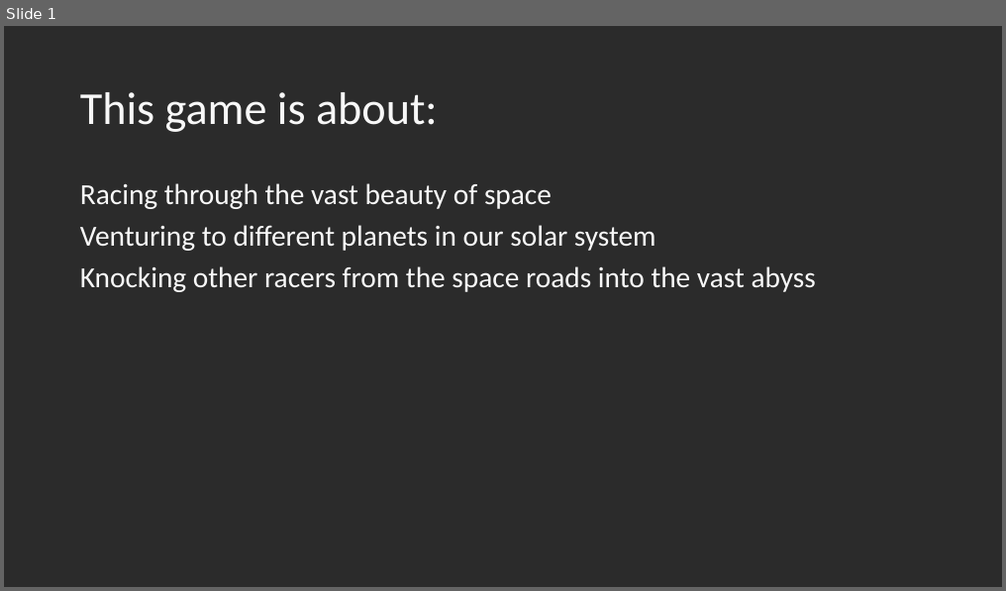
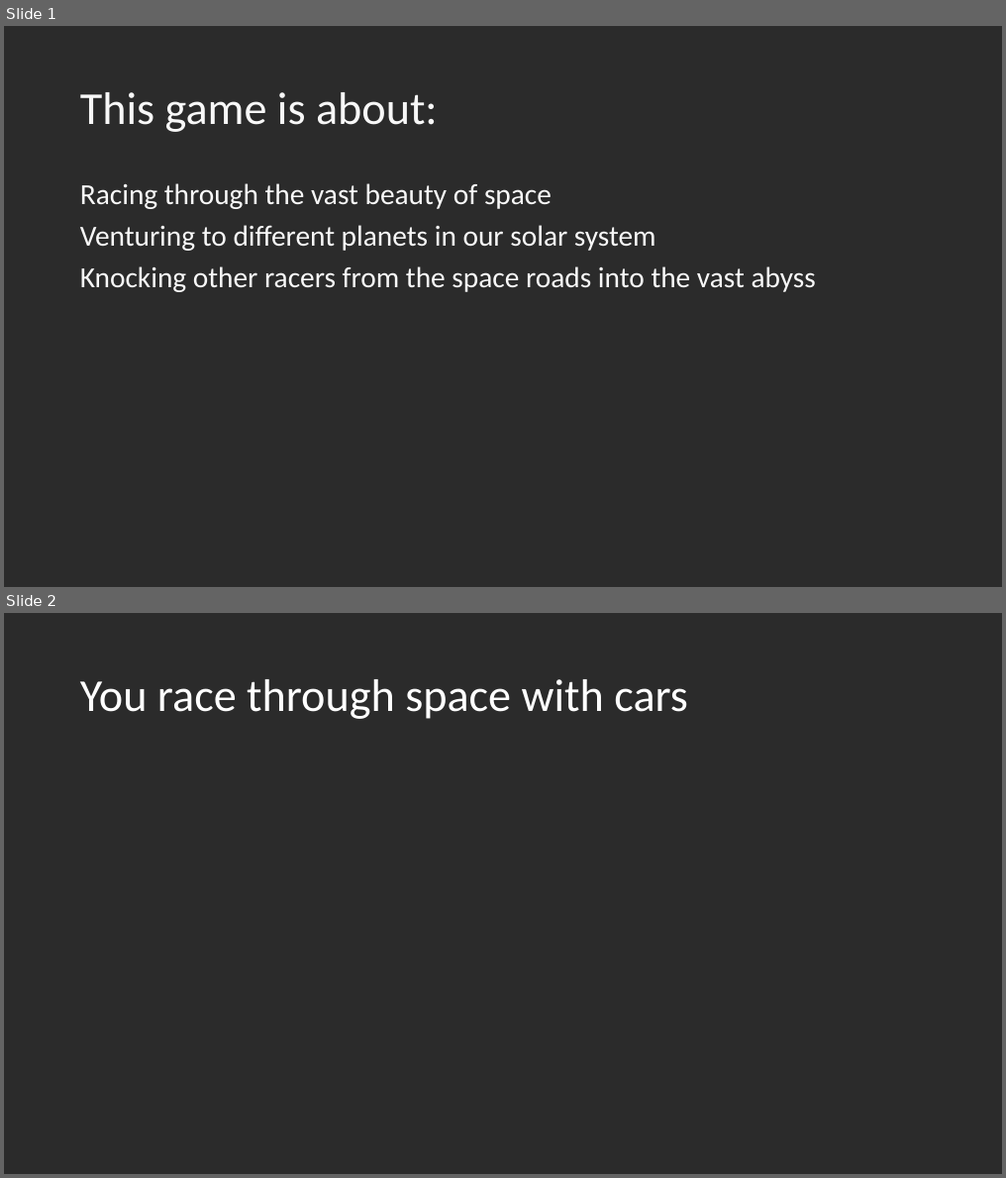
Before and after one commit to PeterLowe/concept1-szymonadrian, a slide deck: mood board/Adrian Need for Speed Space.pptx. Shown one above the other, each under a label of ours: slide 1 before the commit, slides 1 and 2 after it. The pictures are 1006x591 and 1006x1178 pixels, drawn with LibreOffice and Linux fonts; fonts in the diff are those of the drawing; background and template pictures are left out; a plain dark background stands for a picture behind light text. Boxes give left, top, right and bottom in pixels: in the first picture for what was removed or moved away, otherwise in the second. Text is boxed around its words. In the diff, an @@ line names an element or a change of style, - is before the commit and + after.

```diff
--- a/mood board/Adrian Need for Speed Space.pptx
+++ b/mood board/Adrian Need for Speed Space.pptx
@@ slide 2 added at box(4, 613, 1002, 1174), background picture (left out) @@
@@ title added at box(80, 679, 688, 719), 44 pt, text #FFFFFF @@
+You race through space with cars
```
Also in this commit, not shown: 1 other file.
